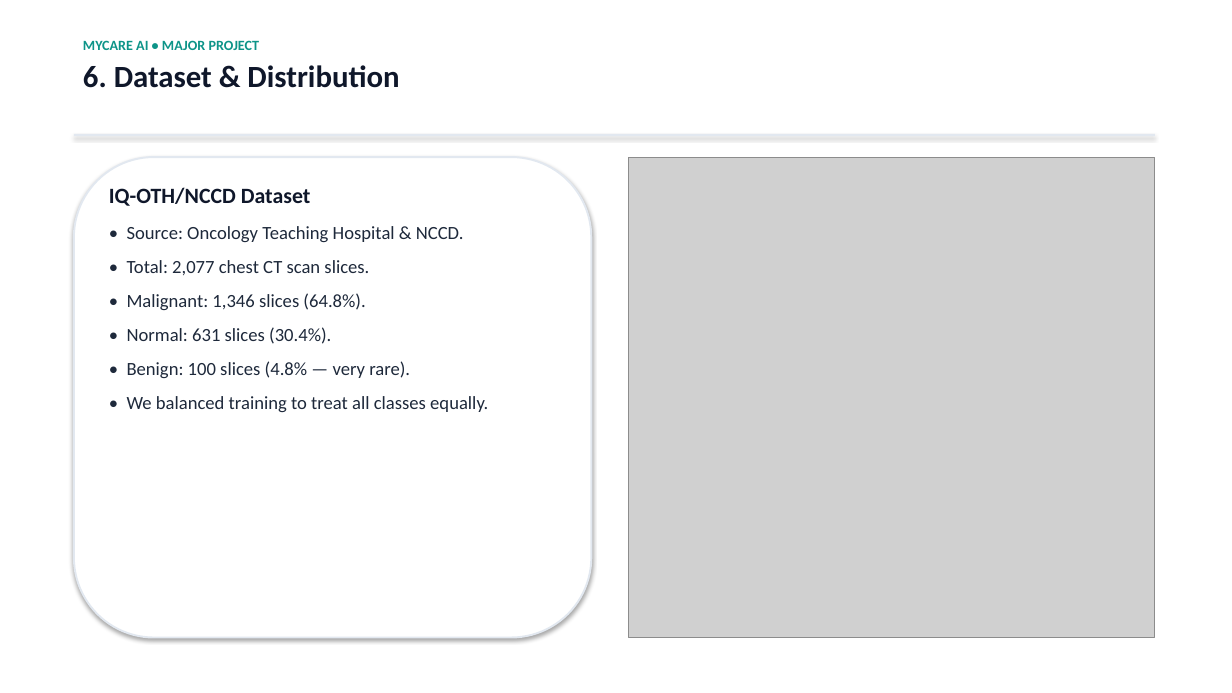
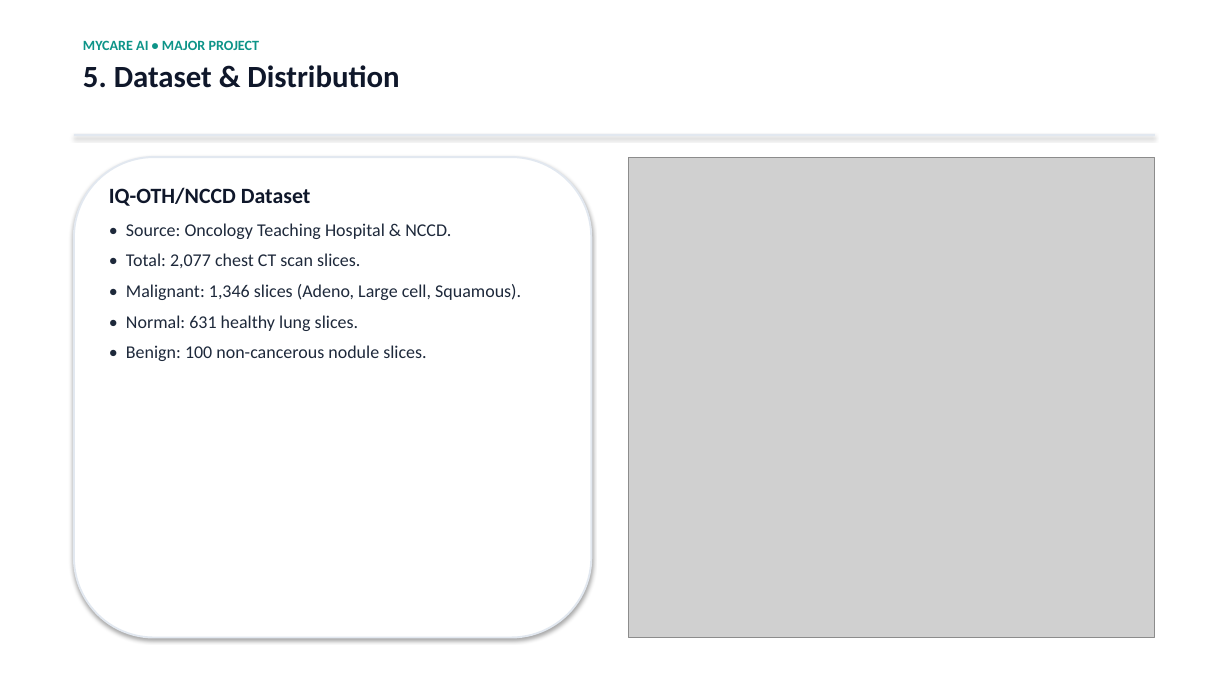
Before and after one commit to vinithram2/MyCare-Lung-Cancer-Detection, a slide deck: slide 6 of Project_Documents/MyCare_Lung_Cancer_Detection_Full.pptx (slide 7 before the commit). Drawn at 1232x693 pixels with LibreOffice and Linux fonts; fonts in the diff are those of the drawing; grey boxes stand for pictures. Boxes give left, top, right and bottom in pixels: in the first picture for what was removed or moved away, otherwise in the second. Text is boxed around its words. In the diff, an @@ line names an element or a change of style, - is before the commit and + after.

Commit message:
Add full experimental results: Confusion Matrix, ROC-AUC curves, and 15 Grad-CAM CT scan cases to PPT

```diff
--- a/Project_Documents/MyCare_Lung_Cancer_Detection_Full.pptx
+++ b/Project_Documents/MyCare_Lung_Cancer_Detection_Full.pptx
@@ text at (x1=83, y1=65, x2=399, y2=88): text changed @@
-6. Dataset & Distribution
+5. Dataset & Distribution
@@ text at (x1=109, y1=187, x2=451, y2=268): size 14.5 to 14 pt in "• Source: Oncology Teaching Hospital & NCCD.", "• Total: 2,077 chest CT scan slices."; less space between paragraphs @@
@@ text at (x1=126, y1=284, x2=521, y2=361): text changed; size 14.5 to 14 pt @@
-• Malignant: 1,346 slices (64.8%).
-• Normal: 631 slices (30.4%).
-• Benign: 100 slices (4.8% — very rare).
-• We balanced training to treat all classes equally.
+• Malignant: 1,346 slices (Adeno, Large cell, Squamous).
+• Normal: 631 healthy lung slices.
+• Benign: 100 non-cancerous nodule slices.
```
Also in this commit, not shown: 14 other slides changed, 11 slides added, 13 slides removed, 6 other files.
